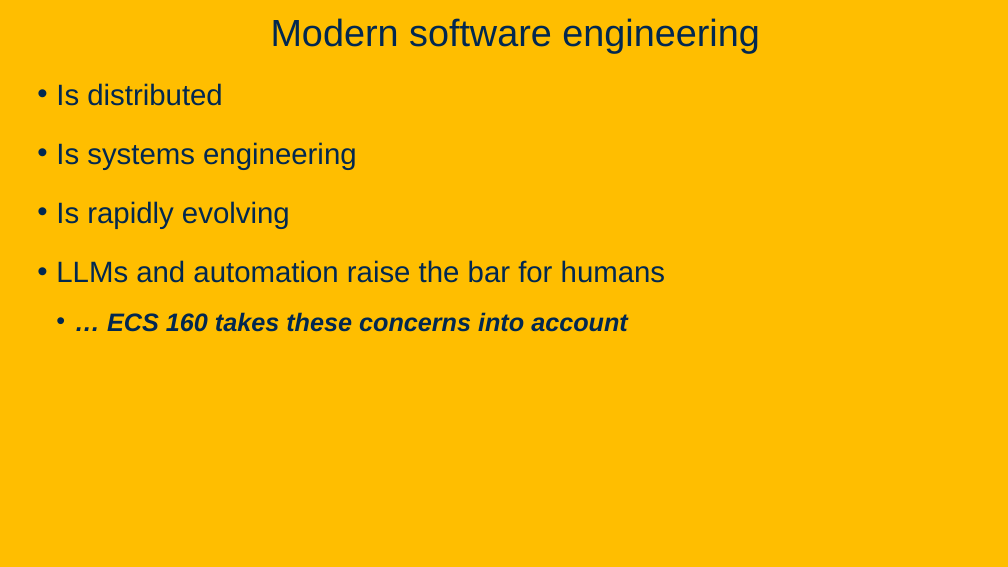
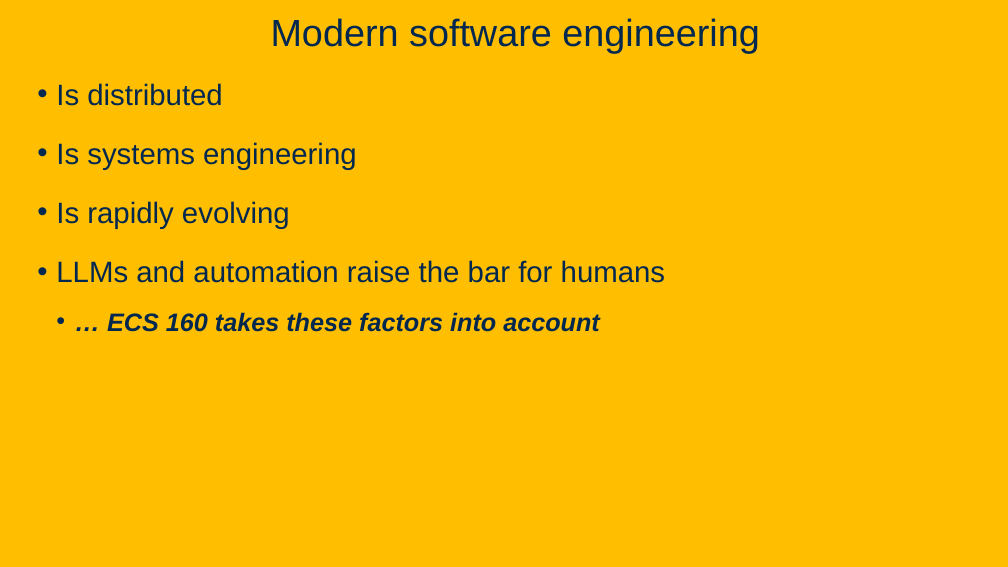
Before and after one commit to davsec-teaching/W26_ECS_160, a slide deck: slide 11 of slides/Intro.pptx (slide 10 before the commit). Drawn at 1008x567 pixels with LibreOffice and Linux fonts; fonts in the diff are those of the drawing; background and template pictures are left out. Boxes give left, top, right and bottom in pixels: in the first picture for what was removed or moved away, otherwise in the second. Text is boxed around its words. In the diff, an @@ line names an element or a change of style, - is before the commit and + after.

```diff
--- a/slides/Intro.pptx
+++ b/slides/Intro.pptx
@@ text at box(107, 312, 600, 332): text changed @@
-  • … ECS 160 takes these concerns into account
+  • … ECS 160 takes these factors into account
```
Also in this commit, not shown: 10 other slides changed, 7 slides added, 10 other files.
